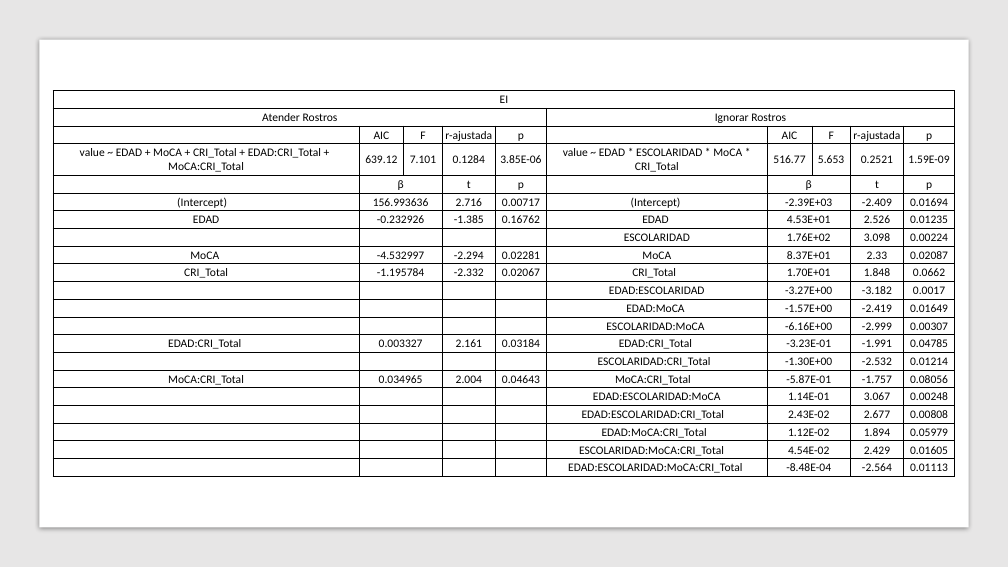
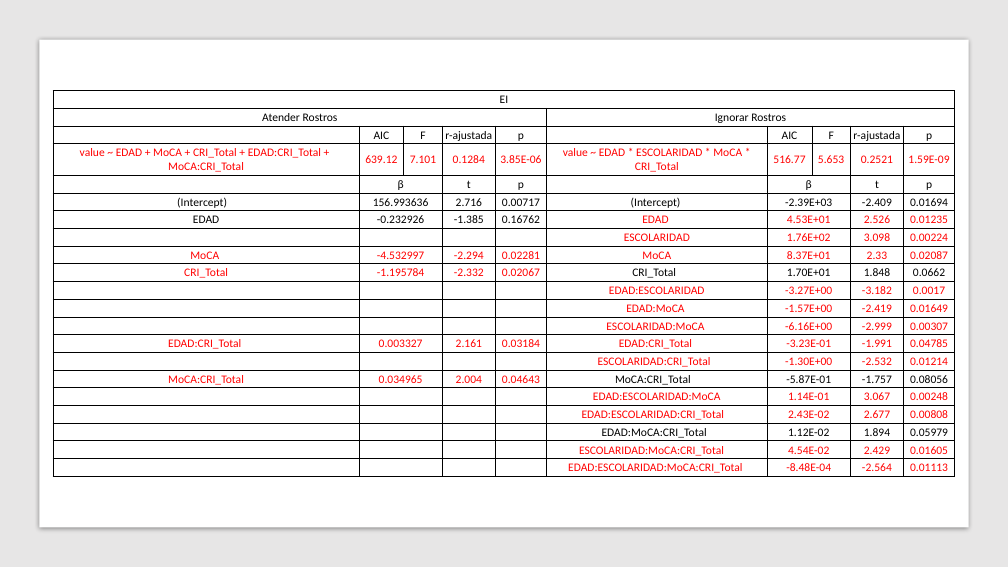
Before and after one commit to 1608elissa/Analisis-R, a slide deck: slide 1 of Regresiones lineales y modelo.pptx. Drawn at 1008x567 pixels with LibreOffice and Linux fonts; fonts in the diff are those of the drawing. Boxes give left, top, right and bottom in pixels: in the first picture for what was removed or moved away, otherwise in the second. Text is boxed around its words. In the diff, an @@ line names an element or a change of style, - is before the commit and + after.

```diff
--- a/Regresiones lineales y modelo.pptx
+++ b/Regresiones lineales y modelo.pptx
@@ table at <box>53,91,955,477</box> @@
@@ text colour #000000 to #FF0000 in "value ~ EDAD + MoCA + CRI_Total ...", "639.12", "7.101", "0.1284" and 70 more places @@
```
Also in this commit, not shown: 3 other slides changed, 1 other file.
